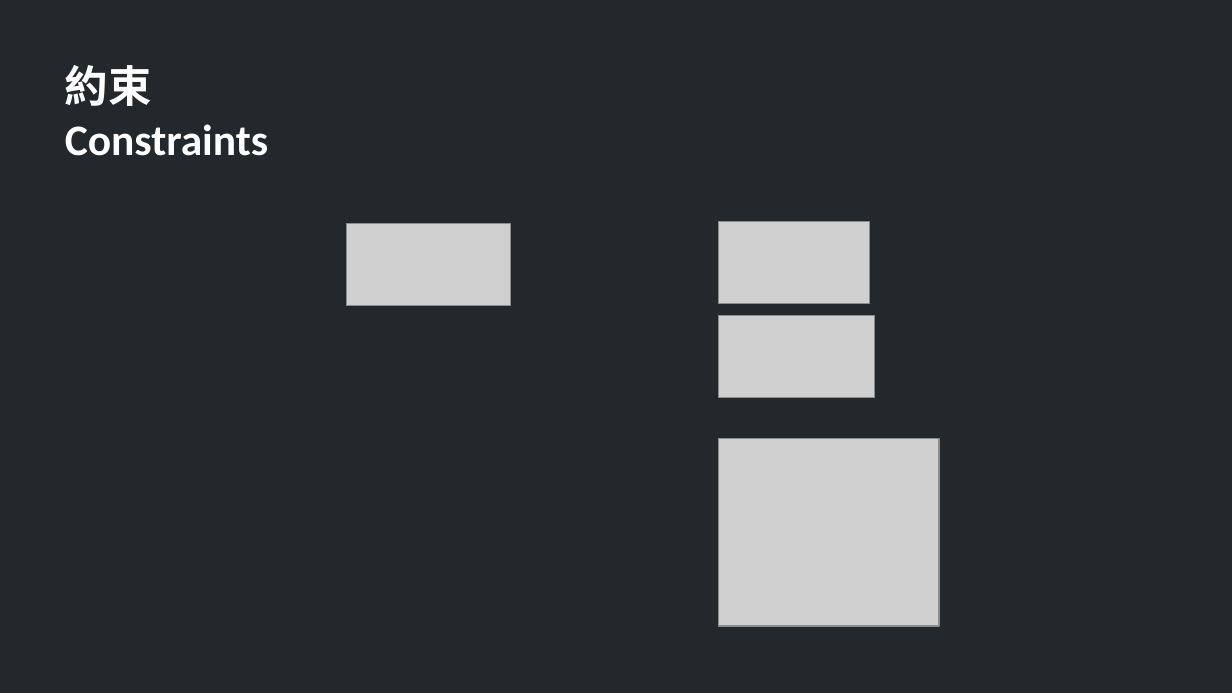
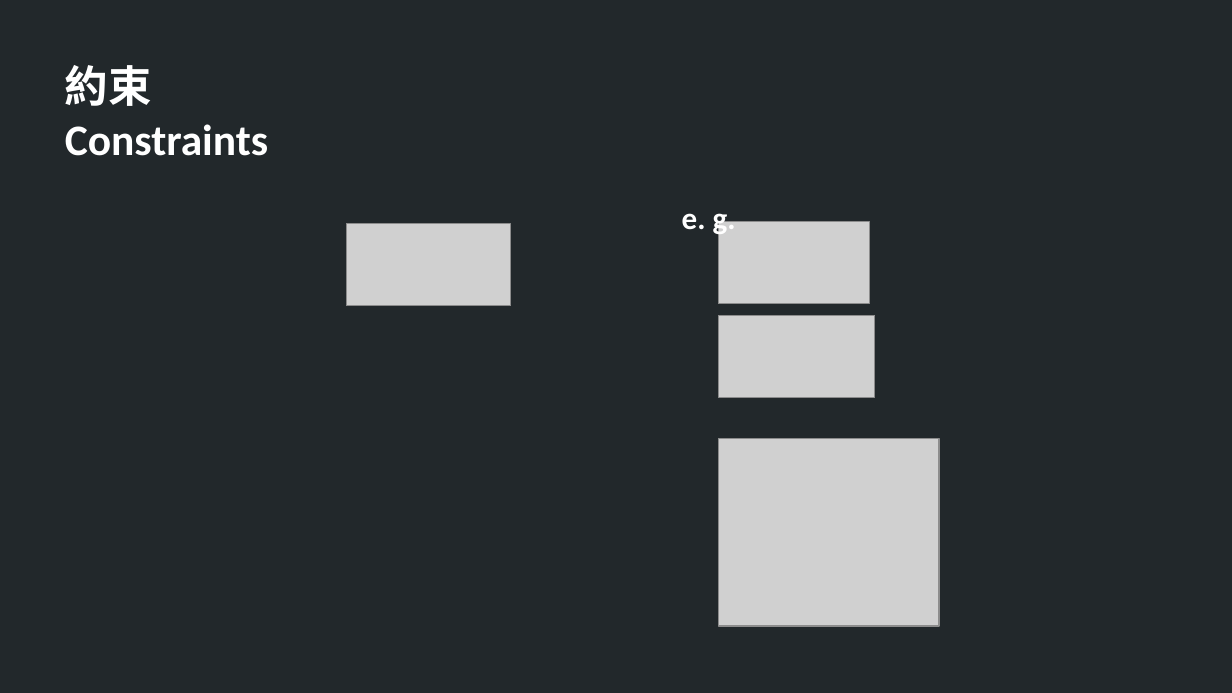
Before and after one commit to TheAllenChou/unity-physics-constraints, a slide deck: slide 3 of slides/physics constraints in games.odp. Drawn at 1232x693 pixels with LibreOffice and Linux fonts; fonts in the diff are those of the drawing; grey boxes stand for pictures. Boxes give left, top, right and bottom in pixels: in the first picture for what was removed or moved away, otherwise in the second. Text is boxed around its words. In the diff, an @@ line names an element or a change of style, - is before the commit and + after.

```diff
--- a/slides/physics constraints in games.odp
+++ b/slides/physics constraints in games.odp
@@ text added at box(682, 203, 736, 237), 20 pt, text #FFFFFF, bold @@
+e. g.
```
Also in this commit, not shown: 8 other slides changed, 4 slides added, 10 other files.
